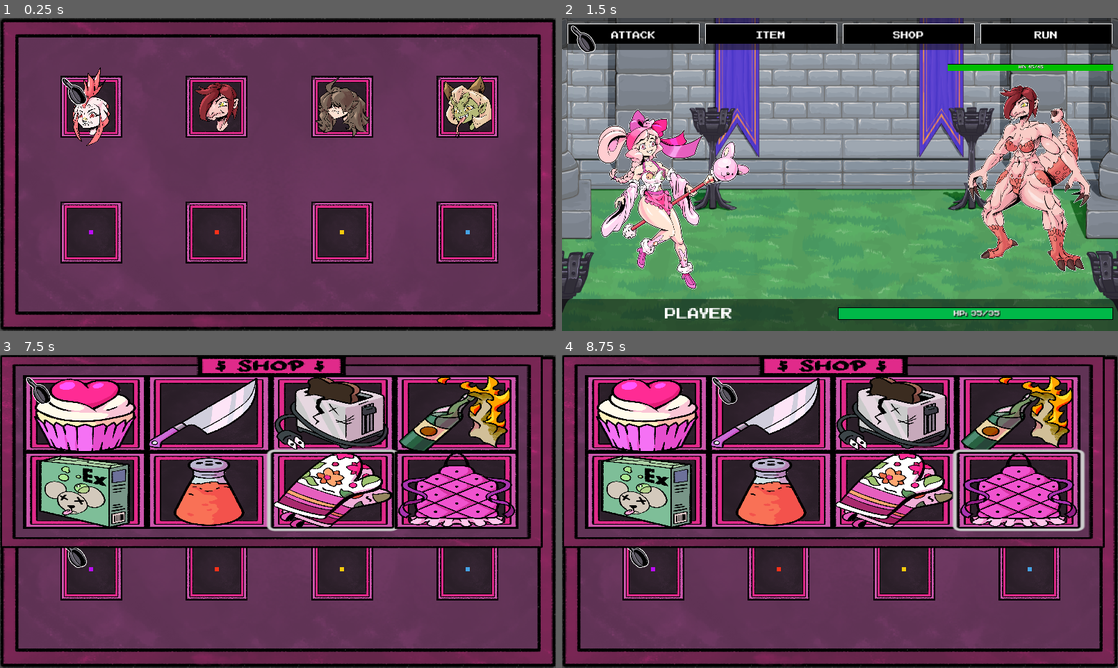
Above: before the commit, frames 1-4 (two rows, left to right).
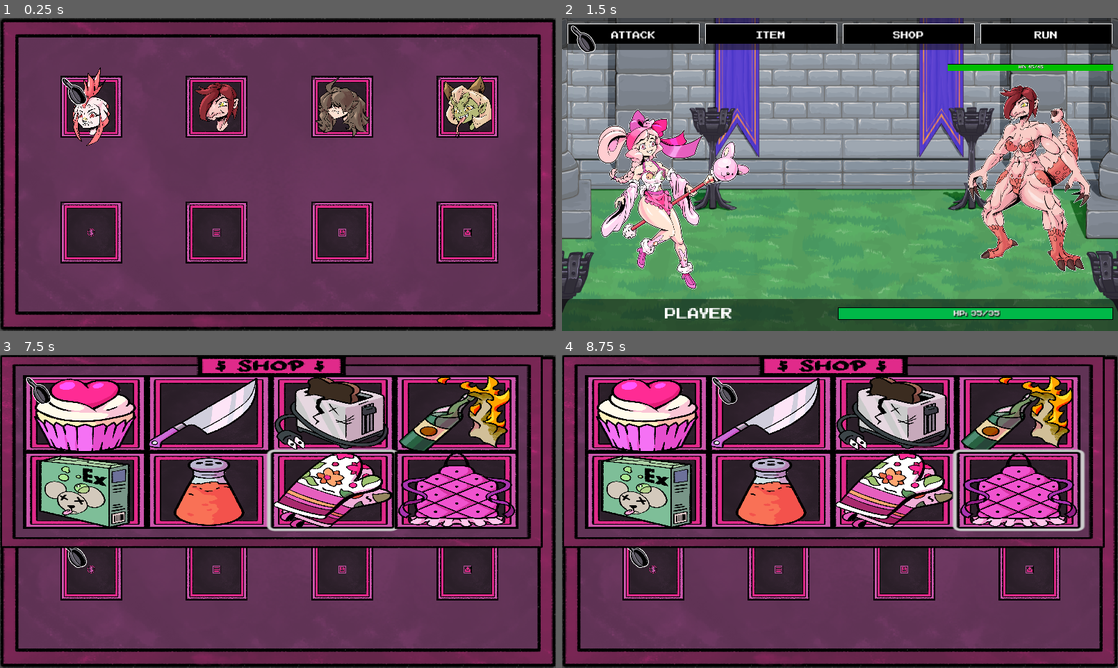
Above: after the commit, the same moments.

Repository: Rabbidking/Magical-Girl-Game-Jam-8
Game: Godot game, scene res://Scenes/boss_select.tscn
Same seed, same stepped clock (60 frames per second), same inputs: the game is played once before the commit and once after it. The project has no main scene, so this scene is started directly.
Inputs (mouse positions are in pixels of both pictures, inside the frame that each line leads up to):
- Up to frame 1 (0.25 s): no input
- Up to frame 2 (1.5 s): click (623, 77) at 0.52 s; tap Enter (ui_accept) at 1.25 s; move the mouse to (962, 158) at 1.27 s; hold Right (Right) from 1.28 s (still down); tap Z (Select) at 1.35 s; click (962, 158) at 1.42 s
- Up to frame 3 (7.5 s): tap Enter (ui_accept) at 1.52, 2.75, 3.02, 5.27, 5.75, 6.02, 6.5, 6.77, 7.25 s; release Right (Right) at 2 s; click "ATTACK" at 2 s; move the mouse to (166, 527) at 2.77 s; hold Down (Down) 2.78-3.53 s; tap 1 (add_item) at 2.85, 5.1, 6.6 s; move the mouse to (333, 442) at 3.52 s; hold Right (Right) 3.53-4.25 s; tap Z (Select) at 3.6, 5.85, 7.35 s; click (94, 489) at 4.27 s; move the mouse to (250, 574) at 5.02 s; hold Up (Up) 5.03-5.78 s; click (250, 574) at 5.17 s; move the mouse to (444, 558) at 5.77 s; hold Left (Left) 5.78-7.28 s; move the mouse to (111, 464) at 6.52 s; move the mouse to (305, 511) at 7.27 s; hold Down (Down) from 7.28 s (still down); click (305, 511) at 7.42 s
- Up to frame 4 (8.75 s): tap Enter (ui_accept) at 8, 8.27 s; move the mouse to (756, 433) at 8.02 s; release Down (Down) at 8.03 s; hold Right (Right) from 8.03 s (still down); tap 1 (add_item) at 8.1 s

The runs differ from the first frame. In frame 1, 0.1% of the frame differs, in the area x 15-85%, y 67-70%; in frame 2, nothing differs; in frame 3, 0.1%; in frame 4, 0.1%.

Commit message:
Add files via upload
Updated Stats

Diff:
--- a/Boss Menu/Load.tres
+++ b/Boss Menu/Load.tres
@@ -1,9 +1,9 @@
 [gd_resource type="Resource" script_class="Boss_Options" load_steps=3 format=3 uid="uid://c8udryejfl6dy"]
 
 [ext_resource type="Script" path="res://Scripts/boss_options.gd" id="1_esscr"]
-[ext_resource type="Texture2D" uid="uid://cesubyhcfgfps" path="res://sample/Blue.png" id="2_s6hj8"]
+[ext_resource type="Texture2D" uid="uid://bsedff4t2xlky" path="res://Assets/Sprites/UI/Load_Icon.png" id="2_68sm3"]
 
 [resource]
 script = ExtResource("1_esscr")
 name = "Load"
-texture = ExtResource("2_s6hj8")
+texture = ExtResource("2_68sm3")
--- a/Boss Menu/Options.tres
+++ b/Boss Menu/Options.tres
@@ -1,9 +1,9 @@
 [gd_resource type="Resource" script_class="Boss_Options" load_steps=3 format=3 uid="uid://dny0brceyjrhd"]
 
 [ext_resource type="Script" path="res://Scripts/boss_options.gd" id="1_wqeob"]
-[ext_resource type="Texture2D" uid="uid://yyp1h24r34ci" path="res://sample/Red.png" id="2_ydju8"]
+[ext_resource type="Texture2D" uid="uid://c0aydop1oxc4h" path="res://Assets/Sprites/UI/Options_Icon.png" id="2_q4p04"]
 
 [resource]
 script = ExtResource("1_wqeob")
 name = "Options"
-texture = ExtResource("2_ydju8")
+texture = ExtResource("2_q4p04")
--- a/Boss Menu/Save.tres
+++ b/Boss Menu/Save.tres
@@ -1,9 +1,9 @@
 [gd_resource type="Resource" script_class="Boss_Options" load_steps=3 format=3 uid="uid://vxhfslspe1yy"]
 
 [ext_resource type="Script" path="res://Scripts/boss_options.gd" id="1_6q7kw"]
-[ext_resource type="Texture2D" uid="uid://0jxtllnl6rfr" path="res://sample/Yellow.png" id="2_ioy3h"]
+[ext_resource type="Texture2D" uid="uid://ctnkfs16fh1gx" path="res://Assets/Sprites/UI/Save_Icon.png" id="2_p5vfw"]
 
 [resource]
 script = ExtResource("1_6q7kw")
 name = "Save"
-texture = ExtResource("2_ioy3h")
+texture = ExtResource("2_p5vfw")
--- a/Boss Menu/Shop.tres
+++ b/Boss Menu/Shop.tres
@@ -1,9 +1,9 @@
 [gd_resource type="Resource" script_class="Boss_Options" load_steps=3 format=3 uid="uid://71j1cjv8h2j0"]
 
 [ext_resource type="Script" path="res://Scripts/boss_options.gd" id="1_dfham"]
-[ext_resource type="Texture2D" uid="uid://3lngvcxsuih4" path="res://sample/Purple.png" id="2_0x7ur"]
+[ext_resource type="Texture2D" uid="uid://57um2xs1k3yj" path="res://Assets/Sprites/UI/Shop_Icon.png" id="2_kl1el"]
 
 [resource]
 script = ExtResource("1_dfham")
 name = "Shop"
-texture = ExtResource("2_0x7ur")
+texture = ExtResource("2_kl1el")
